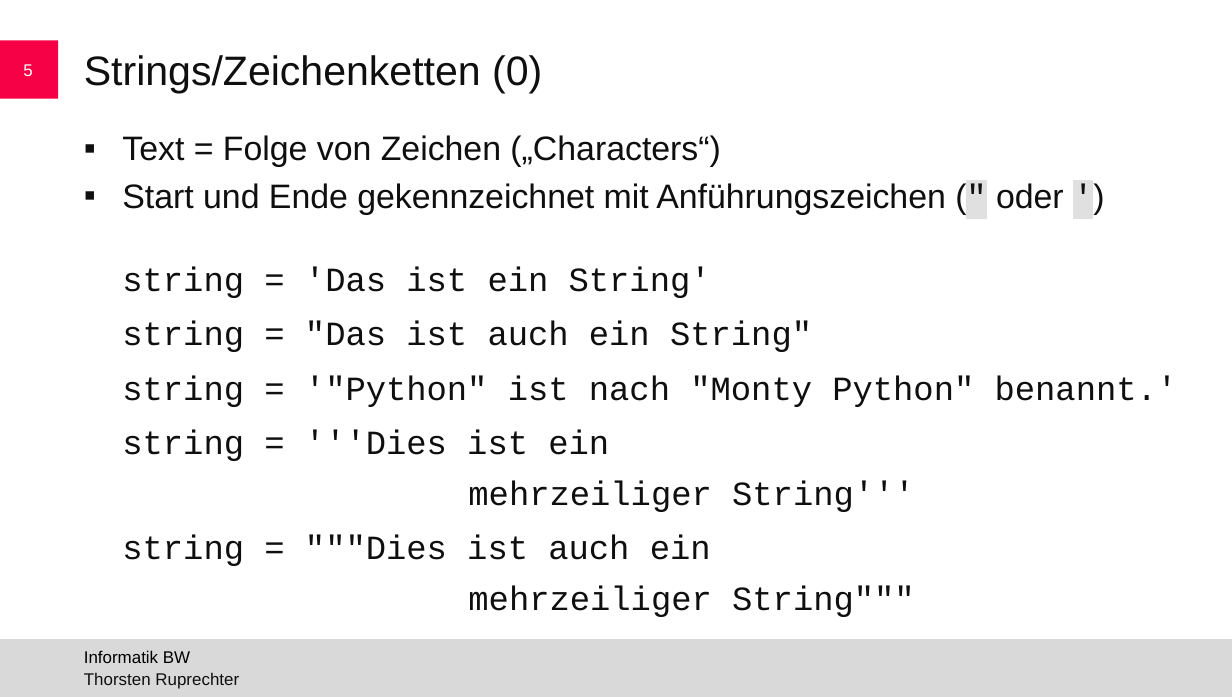
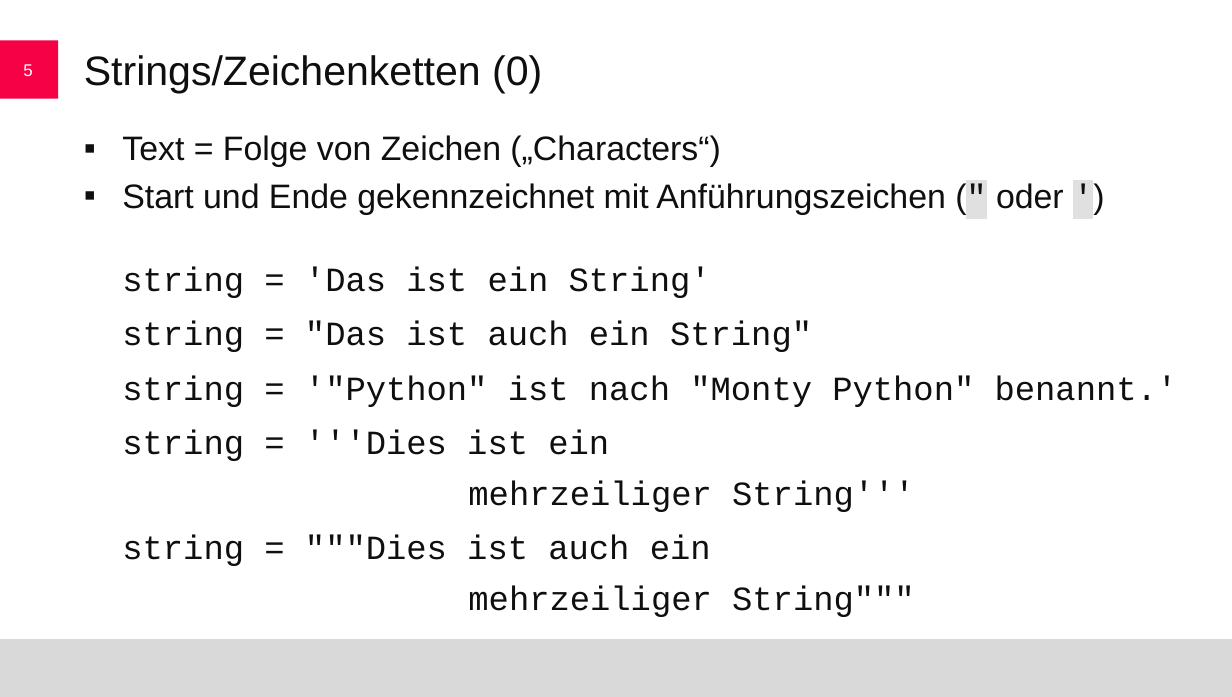
Before and after one commit to handlj/ba-thesis-microlearning-adhd-code, a slide deck: slide 5 of course-material/mature/slides/relevant-topics-shortened.odp. Drawn at 1232x697 pixels with LibreOffice and Linux fonts; fonts in the diff are those of the drawing; background and template pictures are left out. Boxes give left, top, right and bottom in pixels: in the first picture for what was removed or moved away, otherwise in the second. Text is boxed around its words. In the diff, an @@ line names an element or a change of style, - is before the commit and + after.

```diff
--- a/course-material/mature/slides/relevant-topics-shortened.odp
+++ b/course-material/mature/slides/relevant-topics-shortened.odp
@@ text removed at (x1=84, y1=650, x2=190, y2=663) @@
-Informatik BW
@@ text removed at (x1=84, y1=672, x2=239, y2=689) @@
-Thorsten Ruprechter
```
Also in this commit, not shown: 25 other slides changed, 7 other files.
